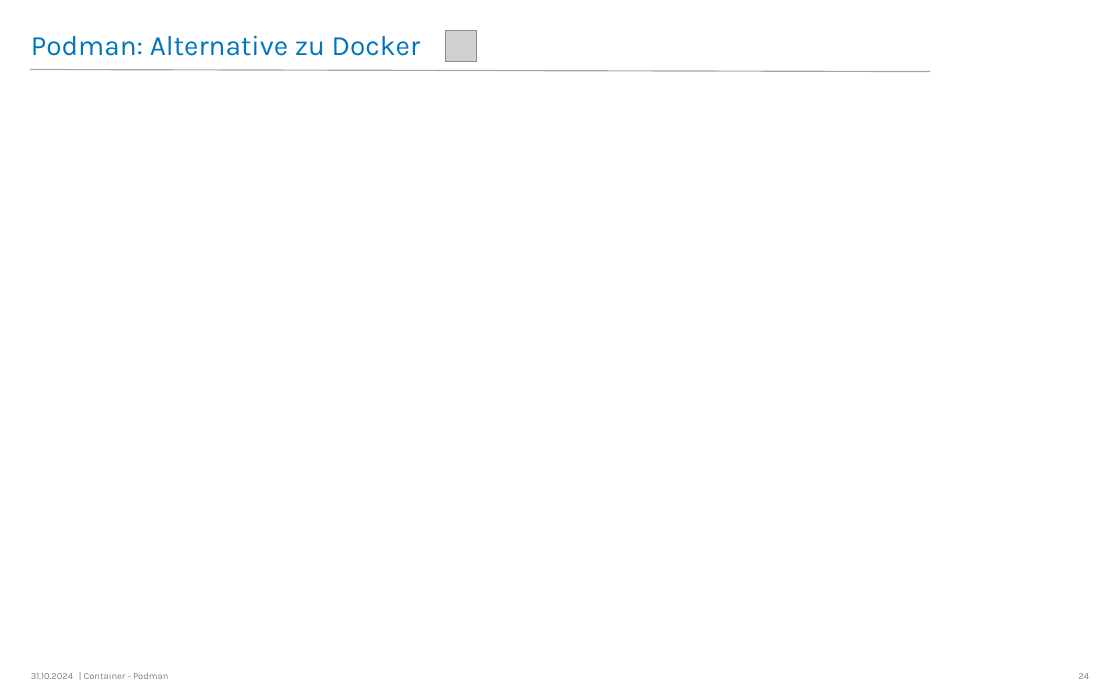
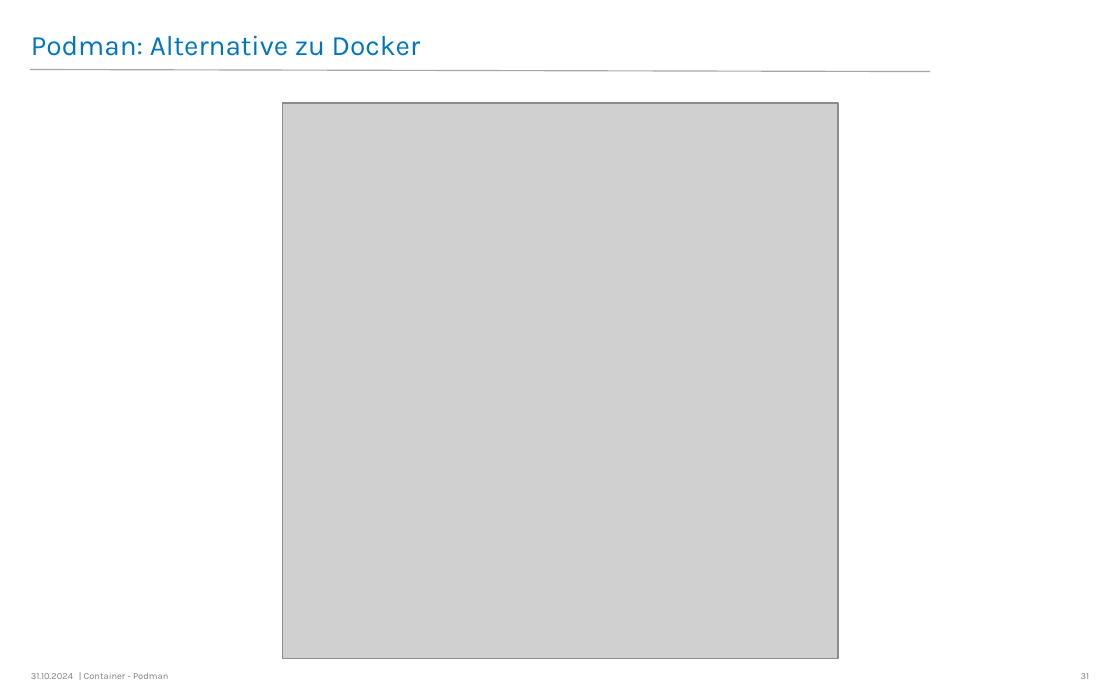
Before and after one commit to LNA-DEV/Workshop-Docker, a slide deck: slide 31 of Presentation.odp (slide 24 before the commit). Drawn at 1120x700 pixels with LibreOffice and Linux fonts; fonts in the diff are those of the drawing; grey boxes stand for pictures; background and template pictures are left out. Boxes give left, top, right and bottom in pixels: in the first picture for what was removed or moved away, otherwise in the second. Text is boxed around its words. In the diff, an @@ line names an element or a change of style, - is before the commit and + after.

```diff
--- a/Presentation.odp
+++ b/Presentation.odp
@@ picture: place and size @@
-picture at (446,31,477,63)
+picture at (282,103,838,659)
@@ page number at (1081,673,1090,679): text changed @@
-24
+31
```
Also in this commit, not shown: 14 other slides changed, 7 slides added, 17 other files.
